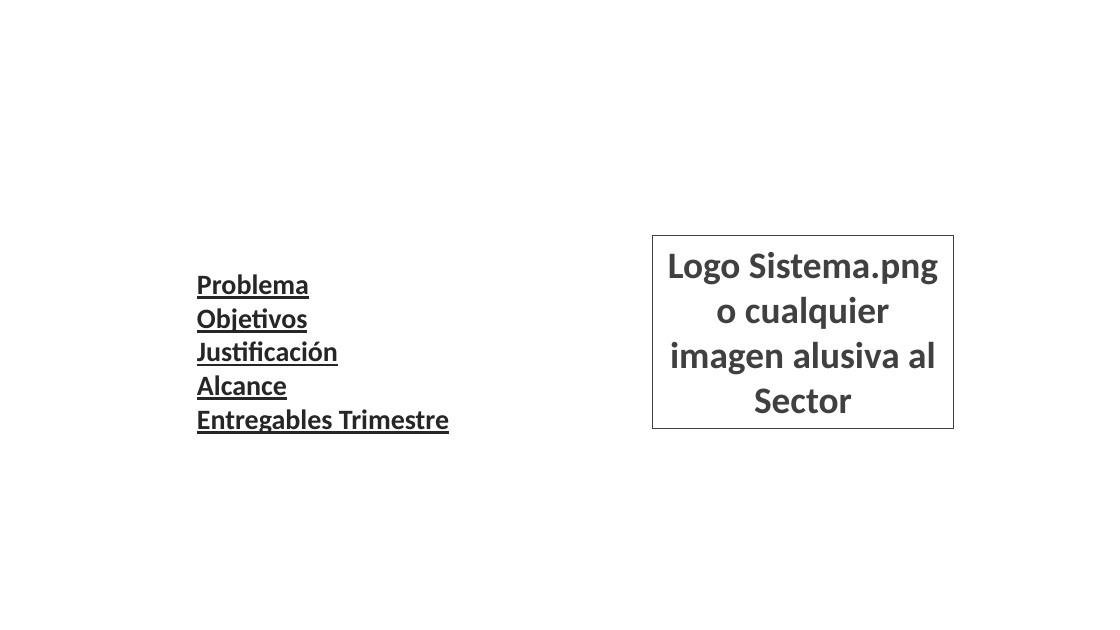
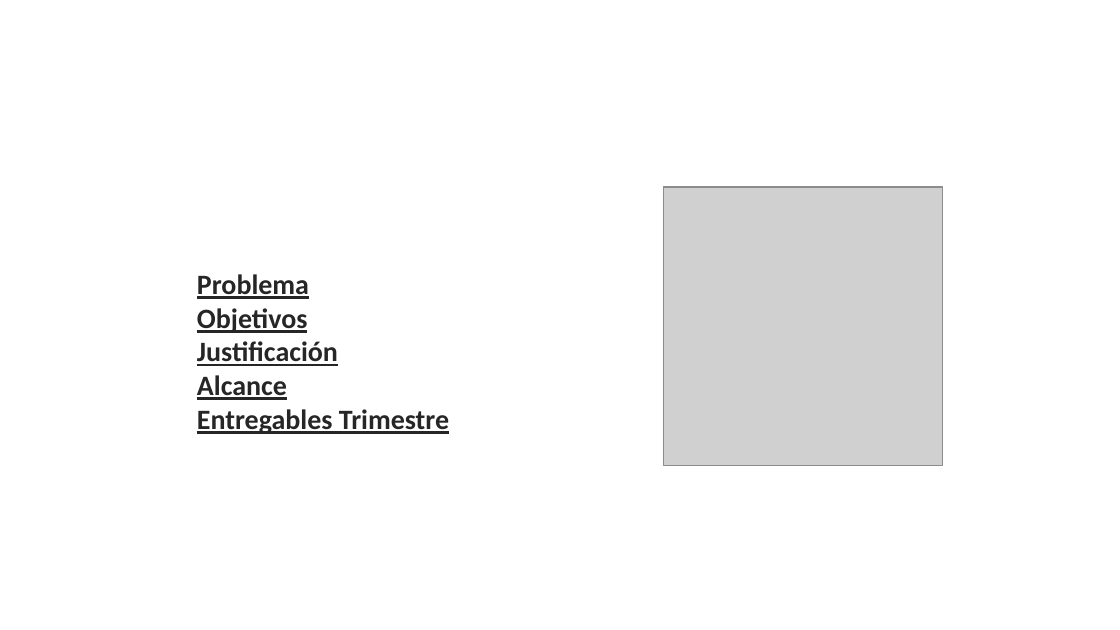
Before and after one commit to 9anavaleria/Proyecto, a slide deck: slide 3 of app/app_documentacion/1er_trim/1_1_proyecto/1_1_1_presentacion_proyecto.pptx. Drawn at 1120x630 pixels with LibreOffice and Linux fonts; fonts in the diff are those of the drawing; grey boxes stand for pictures; background and template pictures are left out. Boxes give left, top, right and bottom in pixels: in the first picture for what was removed or moved away, otherwise in the second. Text is boxed around its words. In the diff, an @@ line names an element or a change of style, - is before the commit and + after.

```diff
--- a/app/app_documentacion/1er_trim/1_1_proyecto/1_1_1_presentacion_proyecto.pptx
+++ b/app/app_documentacion/1er_trim/1_1_proyecto/1_1_1_presentacion_proyecto.pptx
@@ picture added at box(663, 187, 942, 466) @@
@@ rectangle removed at box(653, 236, 954, 429) @@
-Logo Sistema.png o cualquier imagen alusiva al Sector
```
Also in this commit, not shown: 4 other slides changed, 10 slides added, 7 slides removed, 3 other files.
